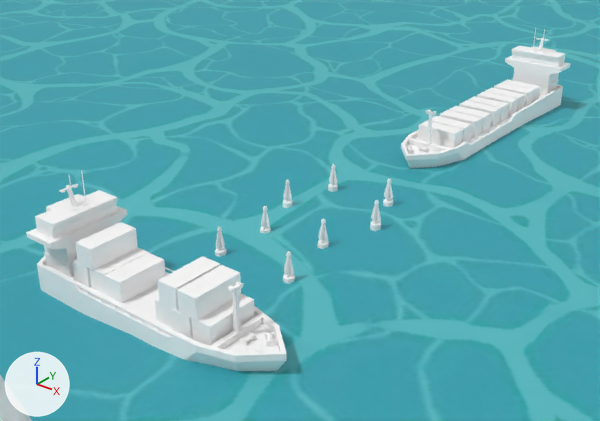
Two versions of the FBX model Unity/Assets/Resources/Meshs/ChangJing/changjing7_6.fbx, one commit apart.
Camera for both pictures: a camera (50 mm lens) standing at (64.3, -68.2, 54.1) and looking at (-9.1, 23.5, -2.8). Arrows for +X, +Y and +Z are at lower left; the lights stay in place. Where no turn or scale is listed for an object, it has been applied to the vertices.

The first picture shows 'DaHuoLun4', 'FuPiao_Green1', 'FuPiao_Green10', 'FuPiao_Green11', 'FuPiao_Green2', 'FuPiao_Green4', 'FuPiao_Green7', 'FuPiao_Green8', 'FuPiao_Green9', 'HuoLun3', 'changjing_7_6'.
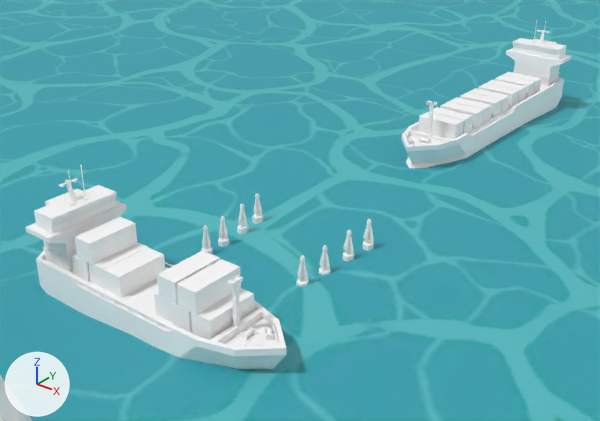
Location of each change, (x1, y1, x2, y2) in pixels of the pictures (600 x 421 px):
'HuoLun3', moved
    before: (26, 170, 286, 371)
    after: (25, 165, 286, 369)
'DaHuoLun4', moved
    before: (401, 28, 571, 168)
    after: (401, 20, 572, 168)
'FuPiao_Green1', moved
    before: (283, 251, 295, 284)
    after: (296, 255, 309, 287)
'FuPiao_Green9', moved
    before: (370, 200, 381, 231)
    after: (343, 230, 354, 261)
'FuPiao_Green11', moved
    before: (383, 178, 393, 207)
    after: (363, 219, 374, 251)
'FuPiao_Green7', moved
    before: (318, 219, 329, 249)
    after: (319, 245, 331, 275)
'FuPiao_Green2', moved
    before: (215, 227, 226, 257)
    after: (201, 225, 213, 254)
'FuPiao_Green4', moved
    before: (260, 206, 271, 234)
    after: (218, 216, 229, 247)
'FuPiao_Green8', moved
    before: (283, 179, 293, 208)
    after: (237, 204, 248, 234)
'FuPiao_Green10', moved
    before: (328, 164, 338, 192)
    after: (253, 193, 263, 224)

Patch to the scene script:
```diff
--- a/Unity/Assets/Resources/Meshs/ChangJing/changjing7_6.fbx.py
+++ b/Unity/Assets/Resources/Meshs/ChangJing/changjing7_6.fbx.py
@@ ob_huolun3 @@
 ob_huolun3 = bpy.data.objects.new('HuoLun3', me_mesh_001)
-ob_huolun3.location = (0.0, -13.4, 5.1)
+ob_huolun3.location = (0.0, -13.4, 5.8)
@@ ob_fupiao_green1 @@
 ob_fupiao_green1 = bpy.data.objects.new('FuPiao_Green1', me_mesh_004)
-ob_fupiao_green1.location = (6.5, 1.7, 2.0)
+ob_fupiao_green1.location = (8.5, 1.9, 2.0)
@@ ob_fupiao_green9 @@
 ob_fupiao_green9 = bpy.data.objects.new('FuPiao_Green9', me_mesh_008)
-ob_fupiao_green9.location = (7.8, 19.2, 3.0)
+ob_fupiao_green9.location = (9.6, 10.2, 2.7)
@@ ob_fupiao_green10 @@
 ob_fupiao_green10 = bpy.data.objects.new('FuPiao_Green10', me_mesh_009)
-ob_fupiao_green10.location = (-5.2, 26.7, 2.5)
+ob_fupiao_green10.location = (-9.1, 13.5, 1.2)
@@ ob_fupiao_green11 @@
 ob_fupiao_green11 = bpy.data.objects.new('FuPiao_Green11', me_mesh_010)
-ob_fupiao_green11.location = (4.9, 26.7, 2.9)
+ob_fupiao_green11.location = (10.2, 13.9, 2.9)
@@ ob_fupiao_green2 @@
 ob_fupiao_green2 = bpy.data.objects.new('FuPiao_Green2', me_mesh_003)
-ob_fupiao_green2.location = (-6.5, 2.9, 0.8)
+ob_fupiao_green2.location = (-8.3, 2.1, 0.8)
@@ ob_dahuolun4 @@
 ob_dahuolun4 = bpy.data.objects.new('DaHuoLun4', me_mesh)
-ob_dahuolun4.location = (0.0, 65.5, 5.8)
+ob_dahuolun4.location = (0.0, 65.5, 7.3)
@@ ob_fupiao_green8 @@
 ob_fupiao_green8 = bpy.data.objects.new('FuPiao_Green8', me_mesh_007)
-ob_fupiao_green8.location = (-8.1, 19.2, 1.7)
+ob_fupiao_green8.location = (-8.7, 9.8, 1.1)
@@ ob_fupiao_green7 @@
 ob_fupiao_green7 = bpy.data.objects.new('FuPiao_Green7', me_mesh_006)
-ob_fupiao_green7.location = (4.4, 11.6, 2.1)
+ob_fupiao_green7.location = (9.1, 5.7, 2.1)
@@ ob_fupiao_green4 @@
 ob_fupiao_green4 = bpy.data.objects.new('FuPiao_Green4', me_mesh_005)
-ob_fupiao_green4.location = (-5.9, 11.6, 0.9)
+ob_fupiao_green4.location = (-8.3, 5.4, 0.9)
```
